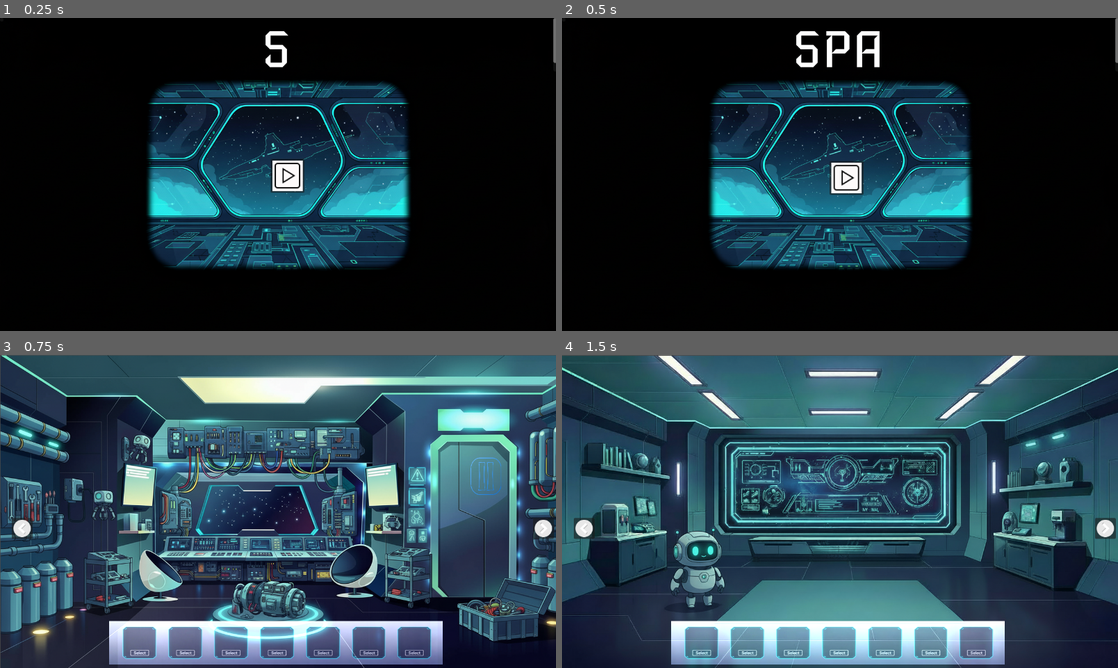
Above: before the commit, frames 1-4 (two rows, left to right).
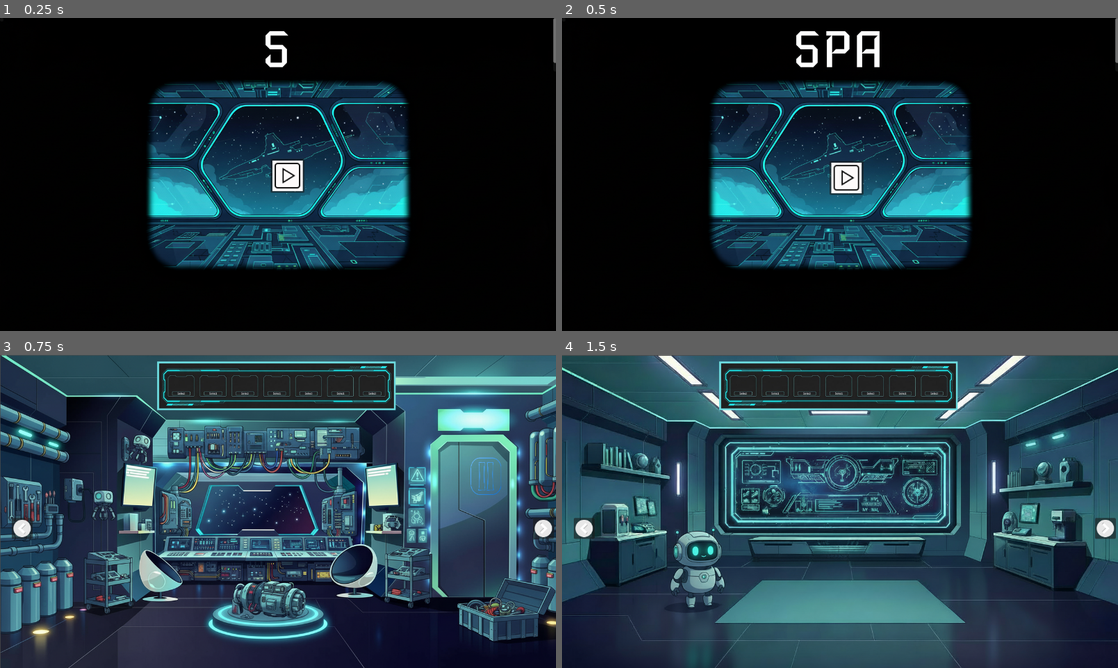
Above: after the commit, the same moments.

Repository: top-it-090304/SpaceshipMission
Game: Godot game, scene res://start_menu.tscn
The game is run twice, just before and just after one commit, with the same random seed, the same clock (stepped at 60 frames per second) and the same inputs.
Inputs (mouse positions are in pixels of both pictures, inside the frame that each line leads up to):
- Up to frame 1 (0.25 s): no input
- Up to frame 2 (0.5 s): no input
- Up to frame 3 (0.75 s): click (283, 514) at 0.5 s
- Up to frame 4 (1.5 s): click (584, 527) at 1.25 s

Frames 1-2 are identical in both runs. In frame 3, 15% of the frame differs, in the area x 19-80%, y 2-99%; in frame 4, 15%.

Commit message:
Inventory slots added

Diff:
--- a/spaceship-mission/Game.tscn
+++ b/spaceship-mission/Game.tscn
@@ -20,7 +20,7 @@
 [ext_resource type="Texture2D" uid="uid://b5xu1qj6l6u0i" path="res://items/Number for box 3.png" id="17_bvhbk"]
 [ext_resource type="Script" uid="uid://6e4sputjkjpf" path="res://robot_message.gd" id="19_cpsxm"]
 [ext_resource type="Texture2D" uid="uid://bvr0jlgi5vjnv" path="res://images for background/RobotBackground.jpg" id="20_hmewc"]
-[ext_resource type="Texture2D" uid="uid://bbdap345hya1h" path="res://items/result_generated-image (3).png" id="21_hmewc"]
+[ext_resource type="Texture2D" uid="uid://c7k4erai4s77o" path="res://images for background/InventorySlots.png" id="21_hmewc"]
 
 [sub_resource type="RectangleShape2D" id="RectangleShape2D_3mrqo"]
 size = Vector2(288, 136)
@@ -61,13 +61,6 @@
 
 [sub_resource type="RectangleShape2D" id="RectangleShape2D_wuoie"]
 size = Vector2(1278, 536.5)
-
-[sub_resource type="CanvasItemMaterial" id="CanvasItemMaterial_d21ai"]
-blend_mode = 1
-particles_animation = true
-particles_anim_h_frames = 1
-particles_anim_v_frames = 1
-particles_anim_loop = false
 
 [node name="Game" type="Node2D"]
 position = Vector2(11, 39)
@@ -271,7 +264,6 @@
 script = ExtResource("9_yhmtn")
 
 [node name="FourthBackground" type="Sprite2D" parent="FourthRoom"]
-visible = false
 position = Vector2(629, 323)
 texture = ExtResource("7_lvtmh")
 
@@ -418,15 +410,6 @@
 offset_right = 1294.0
 offset_bottom = 126.0
 
-[node name="InventoryBackground" type="TextureRect" parent="UILayer/InventoryRoot"]
-material = SubResource("CanvasItemMaterial_d21ai")
-layout_mode = 0
-offset_left = 237.0
-offset_top = 607.0
-offset_right = 1005.0
-offset_bottom = 707.0
-texture = ExtResource("21_hmewc")
-
 [node name="Slots" type="HBoxContainer" parent="UILayer/InventoryRoot"]
 layout_mode = 0
 offset_right = 40.0
@@ -455,13 +438,22 @@
 
 [node name="Slot8" type="TextureButton" parent="UILayer/InventoryRoot/Slots"]
 layout_mode = 2
+
+[node name="InventoryBackground" type="TextureRect" parent="UILayer/InventoryRoot"]
+layout_mode = 0
+offset_left = 348.0
+offset_top = 10.0
+offset_right = 897.0
+offset_bottom = 122.0
+texture = ExtResource("21_hmewc")
+expand_mode = 1
 
 [connection signal="pressed" from="FirstRoom/LeftArrow" to="." method="_on_first_room_left_arrow_pressed"]
 [connection signal="pressed" from="FirstRoom/RightArrow" to="." method="_on_first_room_right_arrow_pressed"]
 [connection signal="pressed" from="SecondRoom/LeftArrow" to="." method="_on_second_room_left_arrow_pressed"]
 [connection signal="pressed" from="SecondRoom/RightArrow" to="." method="_on_second_room_right_arrow_pressed"]
+[connection signal="pressed" from="SecondRoom/ButtonOpenBox" to="SecondRoom" method="_on_ChestButton_pressed"]
 [connection signal="pressed" from="SecondRoom/ButtonOpenBox" to="SecondRoom" method="_on_ButtonOpenBox_pressed"]
-[connection signal="pressed" from="SecondRoom/ButtonOpenBox" to="SecondRoom" method="_on_ChestButton_pressed"]
 [connection signal="pressed" from="ThirdRoom/LeftArrow" to="." method="_on_third_room_left_arrow_pressed"]
 [connection signal="pressed" from="ThirdRoom/RightArrow" to="." method="_on_third_room_right_arrow_pressed"]
 [connection signal="pressed" from="ThirdRoom/PuzzleBoardLink" to="ThirdRoom" method="_on_link_pressed"]
Not shown: 1 places in spaceship-mission/Game.tscn that only renumber resources
Binary file added: spaceship-mission/images for background/InventorySlots.png
Not shown, added: spaceship-mission/images for background/InventorySlots.png.import
